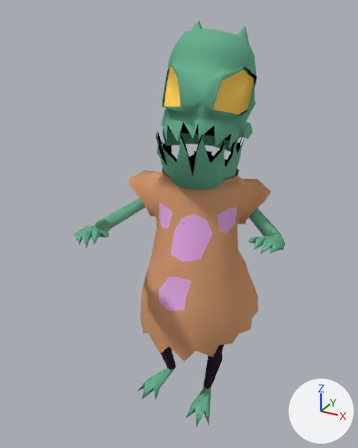
A saved change to the Blender file Assets/Models/Enemies/Zombies.blend.
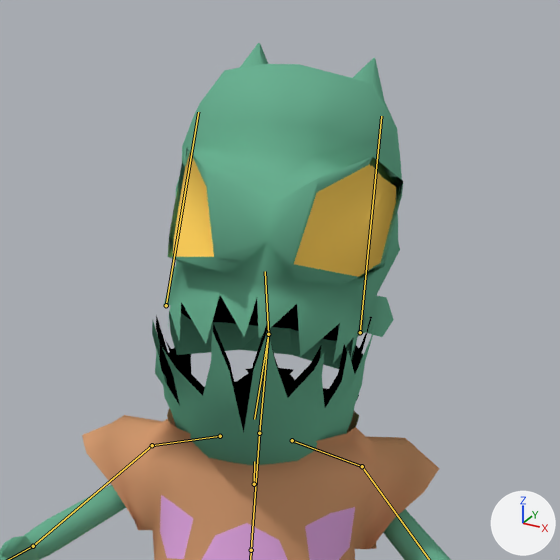
Each version is shown whole from a 50 mm camera at (3.98, -7.94, 3.45) aimed at (-0.19, -0.36, -0.34), then close up on the part from 26% to 89% of the width and 1% to 51% of the height. The axes (+X, +Y, +Z) are drawn at lower right. The lights are the same throughout. Both versions are drawn at frame 140 of the action 'ArmatureAction'; the numbers are the values there. The bones that bend it are drawn over the model as lines in the close-ups.
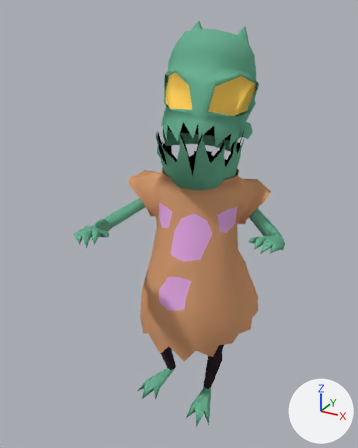
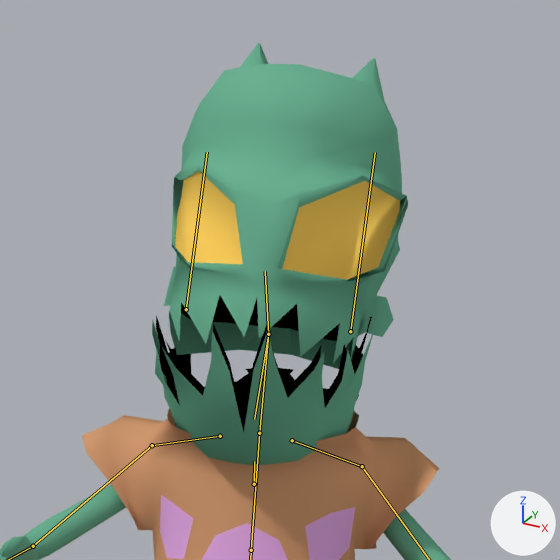
The edits, one by one:
Bone 'EyeR' (bone_eyer) moves from (0.19, -0.4, 0.06) to (0.12, -0.38, -0.11).
Bone 'EyeR' (bone_eyer) turns from (0, -1, 4) to (0, -19, 1) degrees about its own x, y and z.
Bone 'EyeR' (bone_eyer) is rescaled from (1.22, 3.39, 3.1) to (1.03, 2.86, 2.62).
Bone 'EyeL' (bone_eyel) moves from (-0.16, -0.42, 0.12) to (-0.06, -0.38, -0.17).
Bone 'EyeL' (bone_eyel) turns from (2, -13, -1) to (0, 7, 1) degrees about its own x, y and z.
Bone 'EyeL' (bone_eyel) is rescaled from (1.31, 3.06, 3.02) to (1.11, 2.58, 2.55).

Pixel boxes [x1, y1, x2, y2] of what changed, in the close-ups (560 x 560 px):
'Cylinder', posed
    both: [0, 43, 451, 560]
bone 'EyeR', root to tip
    before: (360, 332) to (381, 116)
    after: (350, 331) to (375, 152)
bone 'EyeL', root to tip
    before: (166, 305) to (198, 112)
    after: (186, 309) to (207, 152)
